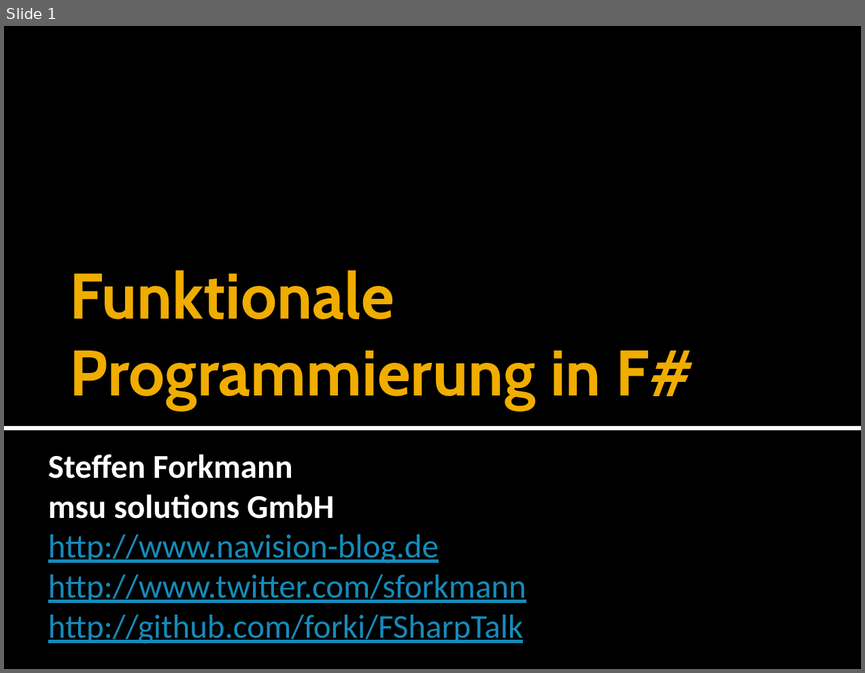
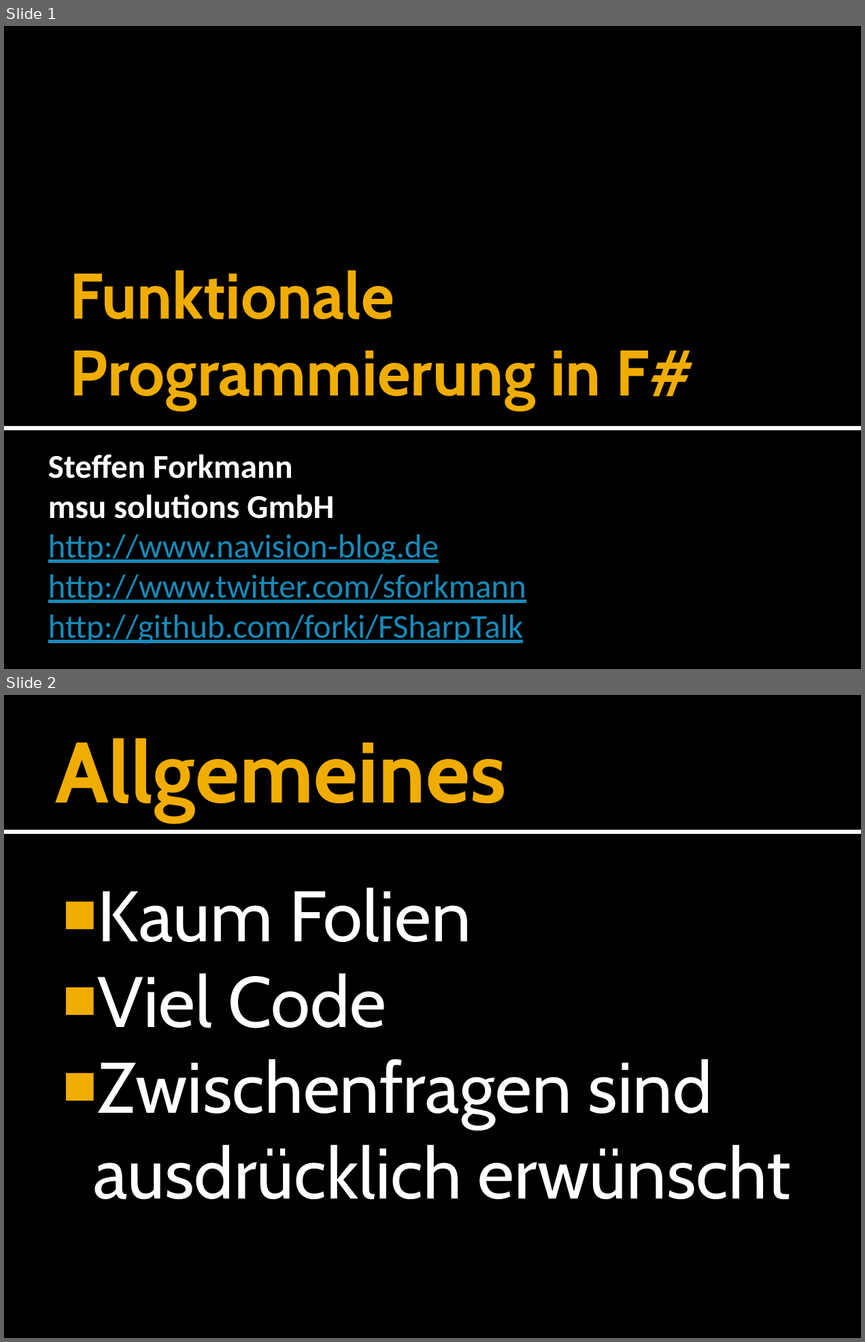
Before and after one commit to forki/FSharpTalk, a slide deck: IntroductionToFSharp.pptx. Shown one above the other, each under a label of ours: slide 1 before the commit, slides 1 and 2 after it. The pictures are 865x673 and 865x1342 pixels, drawn with LibreOffice and Linux fonts; fonts in the diff are those of the drawing. Boxes give left, top, right and bottom in pixels: in the first picture for what was removed or moved away, otherwise in the second. Text is boxed around its words. In the diff, an @@ line names an element or a change of style, - is before the commit and + after.

```diff
--- a/IntroductionToFSharp.pptx
+++ b/IntroductionToFSharp.pptx
@@ slide 2 added at (4,695,861,1338), background #000000; not listed: 2 template elements that a slide beside it also shows @@
@@ title added at (56,738,507,821), 72 pt, text #F0AD00, bold @@
+Allgemeines
@@ text added at (93,887,791,1199), 60 pt, text #FFFFFF @@
+■ Kaum Folien
+■ Viel Code
+■ Zwischenfragen sind ausdrücklich erwünscht
```
Also in this commit, not shown: 2 slides changed, 3 other slides added, 1 other file.
